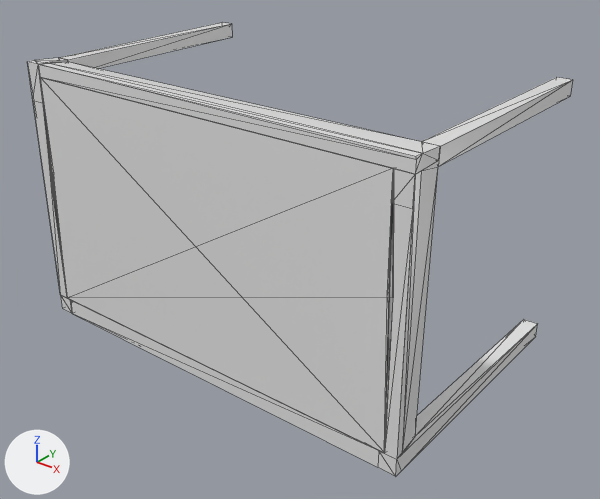
A saved change to the OBJ model iai_kitchen/meshes/jokkmokk/JokkmokkTable.obj.
The view is the same before and after, from a 50 mm camera at (1.43, -1.75, 0.95) aimed at (0.054, -0.029, -0.116). Arrows for +X, +Y and +Z are at lower left; the lights stay in place. Mesh edges are drawn as thin lines. Where no turn or scale is listed for an object, it has been applied to the vertices.

The first picture shows 'JokkmokkTable_hull_1', 'JokkmokkTable_hull_2', 'JokkmokkTable_hull_3', 'JokkmokkTable_hull_4', 'JokkmokkTable_hull_5', 'JokkmokkTable_hull_6', 'JokkmokkTable_hull_7', 'JokkmokkTable_hull_8', 'JokkmokkTable_hull_9'.
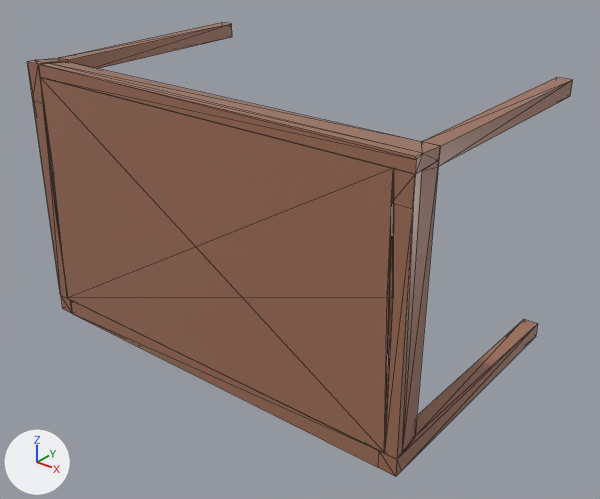
What differs and where, as boxes [x1, y1, x2, y2] in the pictures (600 x 499 px):
'JokkmokkTable_hull_8', recoloured (white to brown): [40, 78, 393, 453] in both
'JokkmokkTable_hull_9', recoloured (white to brown): [38, 62, 440, 174] in both
'JokkmokkTable_hull_5', recoloured (white to brown): [384, 160, 439, 459] in both
'JokkmokkTable_hull_6', recoloured (white to brown): [378, 319, 538, 476] in both
'JokkmokkTable_hull_4', recoloured (white to brown): [71, 300, 379, 467] in both
'JokkmokkTable_hull_2', recoloured (white to brown): [421, 77, 573, 166] in both
'JokkmokkTable_hull_1', recoloured (white to brown): [59, 22, 232, 69] in both
'JokkmokkTable_hull_7', recoloured (white to brown): [27, 58, 68, 298] in both
'JokkmokkTable_hull_3', recoloured: [61, 295, 72, 313] in both

Diff of the bpy script that builds the scene:
```diff
--- a/iai_kitchen/meshes/jokkmokk/JokkmokkTable.obj.py
+++ b/iai_kitchen/meshes/jokkmokk/JokkmokkTable.obj.py
@@ mat_none @@
 mat_none = principled_material('None')
-mat_none.base_color = (0.8, 0.8, 0.8)  # white #e7e7e7
+mat_none.base_color = (0.347, 0.159, 0.0999)  # brown #9f6f59
 mat_none.roughness = 0.293
```
